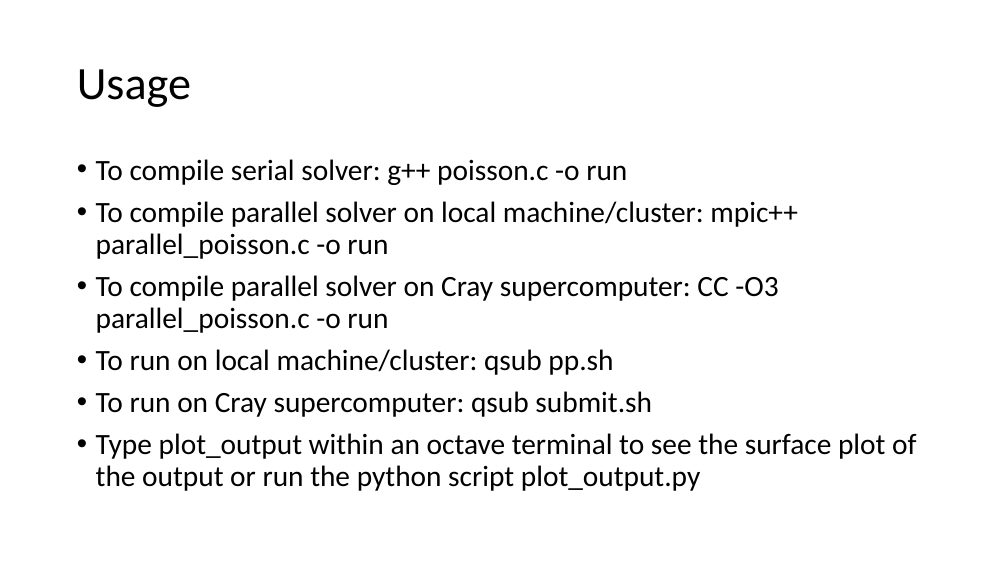
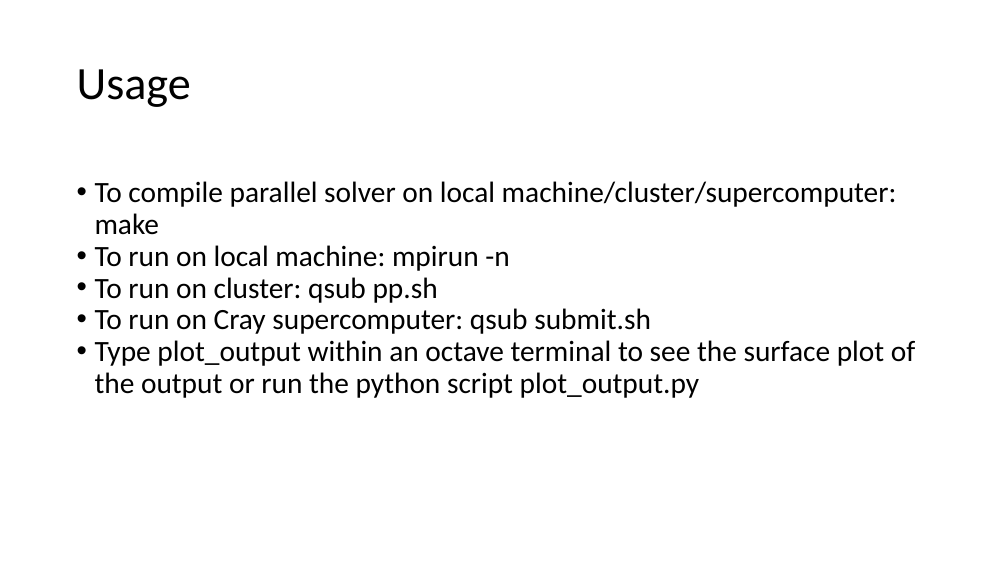
Before and after one commit to suhasjains/My-parallel-poisson, a slide deck: slide 4 of report.pptx. Drawn at 1008x567 pixels with LibreOffice and Linux fonts; fonts in the diff are those of the drawing. Boxes give left, top, right and bottom in pixels: in the first picture for what was removed or moved away, otherwise in the second. Text is boxed around its words. In the diff, an @@ line names an element or a change of style, - is before the commit and + after.

Commit message:
parallel conjugate gradient is working fine

```diff
--- a/report.pptx
+++ b/report.pptx
@@ text at (95,181,897,303): text changed @@
-• To compile serial solver: g++ poisson.c -o run
-• To compile parallel solver on local machine/cluster: mpic++ parallel_poisson.c -o run
-• To compile parallel solver on Cray supercomputer: CC -O3 parallel_poisson.c -o run
-• To run on local machine/cluster: qsub pp.sh
+• To compile parallel solver on local machine/cluster/supercomputer: make
+• To run on local machine: mpirun -n
+• To run on cluster: qsub pp.sh
@@ text at (95,308,915,398): indent changed; less space between paragraphs @@
```
Also in this commit, not shown: 4 other slides changed, 1 slide removed, 3 other files.
